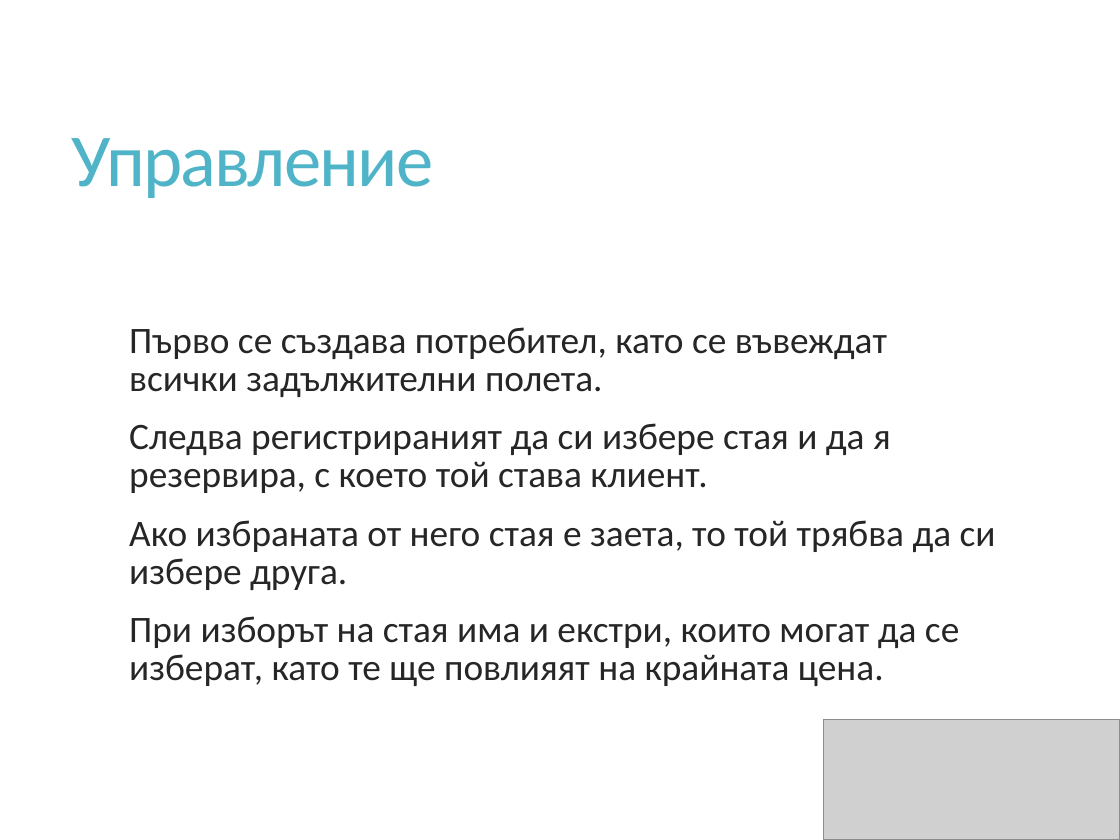
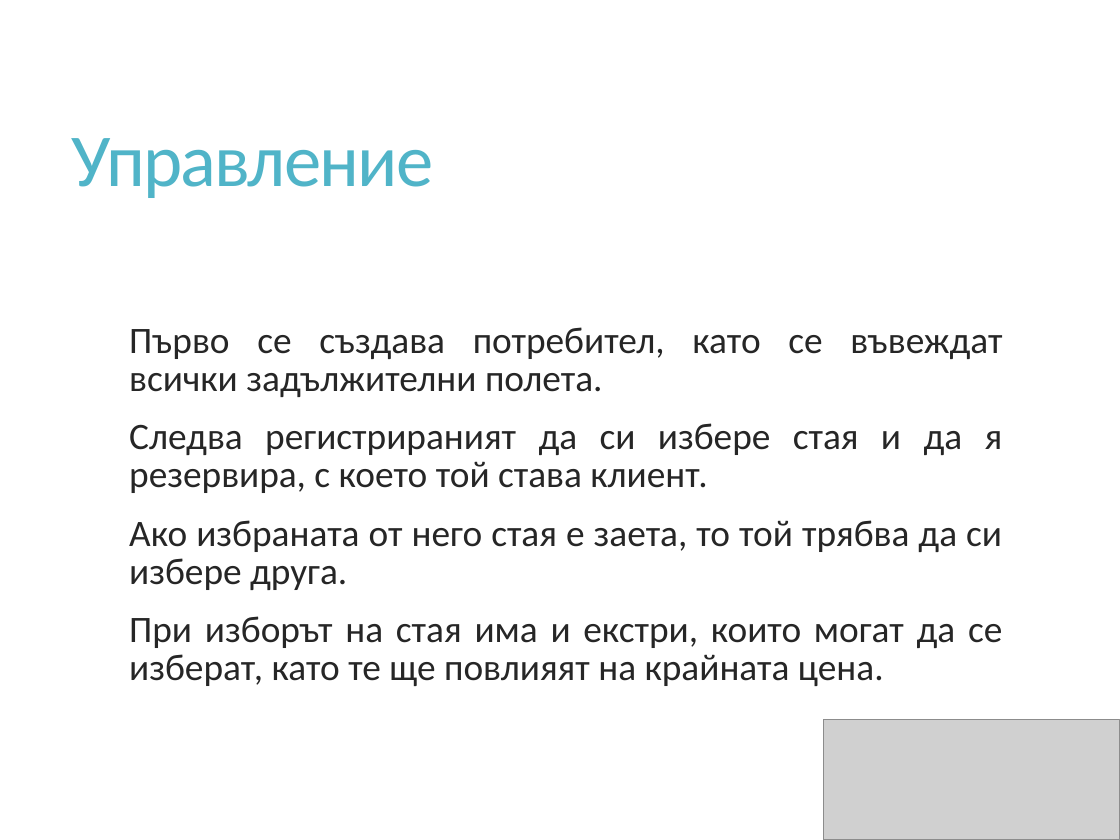
Before and after one commit to zyppyvids/HotelSys, a slide deck: slide 6 of Presentation/HotelSys.pptx. Drawn at 1120x840 pixels with LibreOffice and Linux fonts; fonts in the diff are those of the drawing; grey boxes stand for pictures. Boxes give left, top, right and bottom in pixels: in the first picture for what was removed or moved away, otherwise in the second. Text is boxed around its words. In the diff, an @@ line names an element or a change of style, - is before the commit and + after.

```diff
--- a/Presentation/HotelSys.pptx
+++ b/Presentation/HotelSys.pptx
@@ text "Първо се създава потребител, като ..." at (129, 327, 1003, 686): alignment left to justified @@
```
Also in this commit, not shown: 3 other slides changed, 2 slides added, 5 other files.
